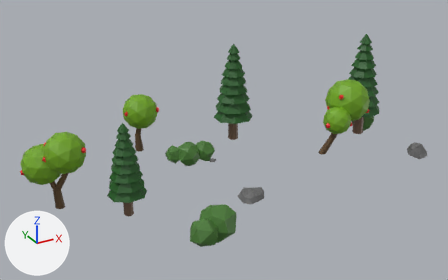
A saved change to the Blender file Knight Blast 3D/Assets/Models/Knight_Blast_Fauna.blend.
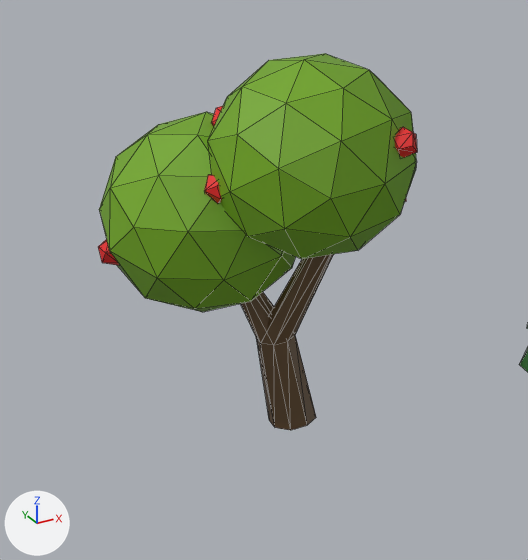
The first picture shows the older version from a 50 mm lens placed at (-12.25, -20.46, 12.42), pointed at (-0.79, 0.38, 2.0). The close-ups show both versions on the part from 0% to 24% of the width and 43% to 84% of the height of that picture; other places that the commit changed are outside them. Every picture has the same lights, and +X, +Y and +Z are marked at lower left. The close-ups show mesh edges as thin lines.

The older version as bpy lines, for what is in view:
```python
me_icosphere_010 = bpy.data.meshes.new('Icosphere.010')
me_icosphere_010.from_pydata(...)  # 410 vertices, 745 faces; spans x -1.06..2.35, y -1.44..1.0, z -2.41..1.0
# faces by material slot: [160, 25, 560]
me_icosphere_010.materials.append(mat_apple_leaves)  # green #71a71a
me_icosphere_010.materials.append(mat_material_004)  # brown #624a2e
me_icosphere_010.materials.append(mat_apple)  # red #e72222
ob_apple_tree_2 = bpy.data.objects.new('Apple_Tree_2', me_icosphere_010)
ob_apple_tree_2.location = (-7.376, 0.559, 2.812)
ob_apple_tree_2.rotation_euler = (0.34, 0.422, -3.573)  # degrees (19, 24, -205)
ob_apple_tree_2.scale = (0.795, 0.795, 0.795)
_m = ob_apple_tree_2.modifiers.new('Decimate', 'DECIMATE')
_m.ratio = 0.5
_m.use_collapse_triangulate = True
```
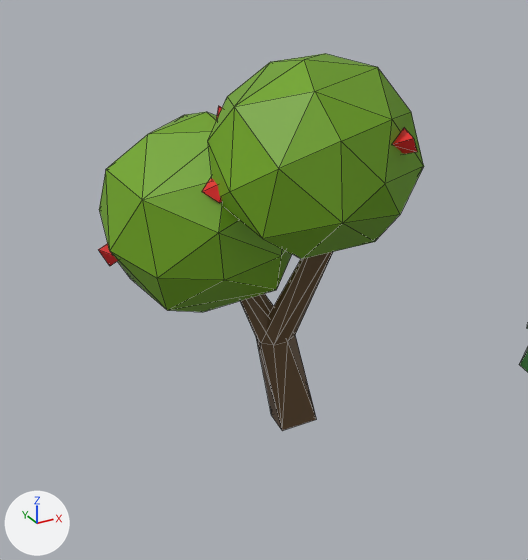
Where the change shows, as pixel boxes (x1, y1, x2, y2) in the close-ups (528 x 560 px):
'Apple_Tree_2', modifiers changed: before (98, 54, 417, 430); after (98, 54, 424, 431)

What changed in the scene script:
```text
Change ob_apple_tree_2:
    add _m = ob_apple_tree_2.modifiers.new('Decimate.001', 'DECIMATE')
    add _m.ratio = 0.5
    add _m.use_collapse_triangulate = True
```
